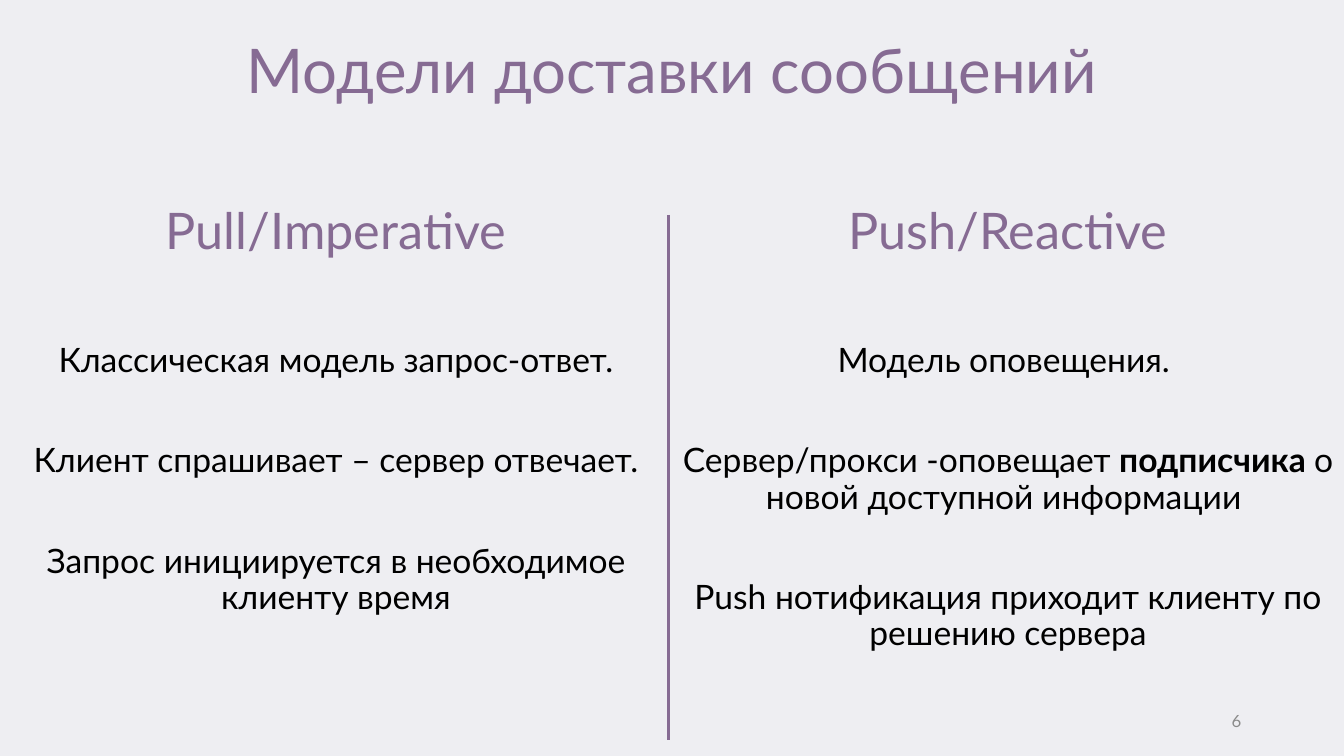
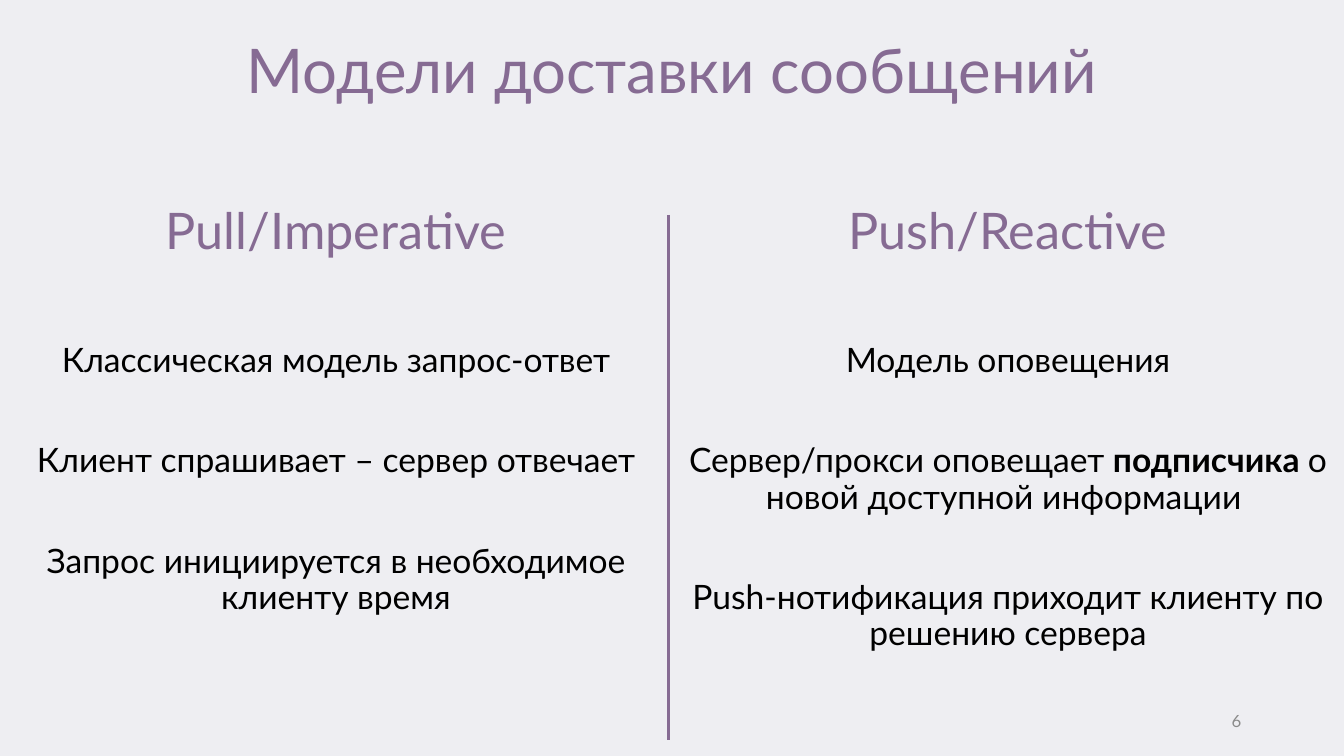
Before and after one commit to VAZarubin/ClientNotification, a slide deck: slide 6 of От Сервера клиенту или как это работает у.pptx. Drawn at 1344x756 pixels with LibreOffice and Linux fonts; fonts in the diff are those of the drawing. Boxes give left, top, right and bottom in pixels: in the first picture for what was removed or moved away, otherwise in the second. Text is boxed around its words. In the diff, an @@ line names an element or a change of style, - is before the commit and + after.

```diff
--- a/От Сервера клиенту или как это работает у.pptx
+++ b/От Сервера клиенту или как это работает у.pptx
@@ text at [37, 348, 635, 478]: text changed @@
-Классическая модель запрос-ответ.
-Клиент спрашивает – сервер отвечает.
+Классическая модель запрос-ответ
+Клиент спрашивает – сервер отвечает
@@ text at [689, 348, 1327, 651]: text changed @@
-Модель оповещения.
-Сервер/прокси -оповещает подписчика о новой доступной информации
-Push нотификация приходит клиенту по решению сервера
+Модель оповещения
+Сервер/прокси оповещает подписчика о новой доступной информации
+Push-нотификация приходит клиенту по решению сервера
```
Also in this commit, not shown: 22 other slides changed.
